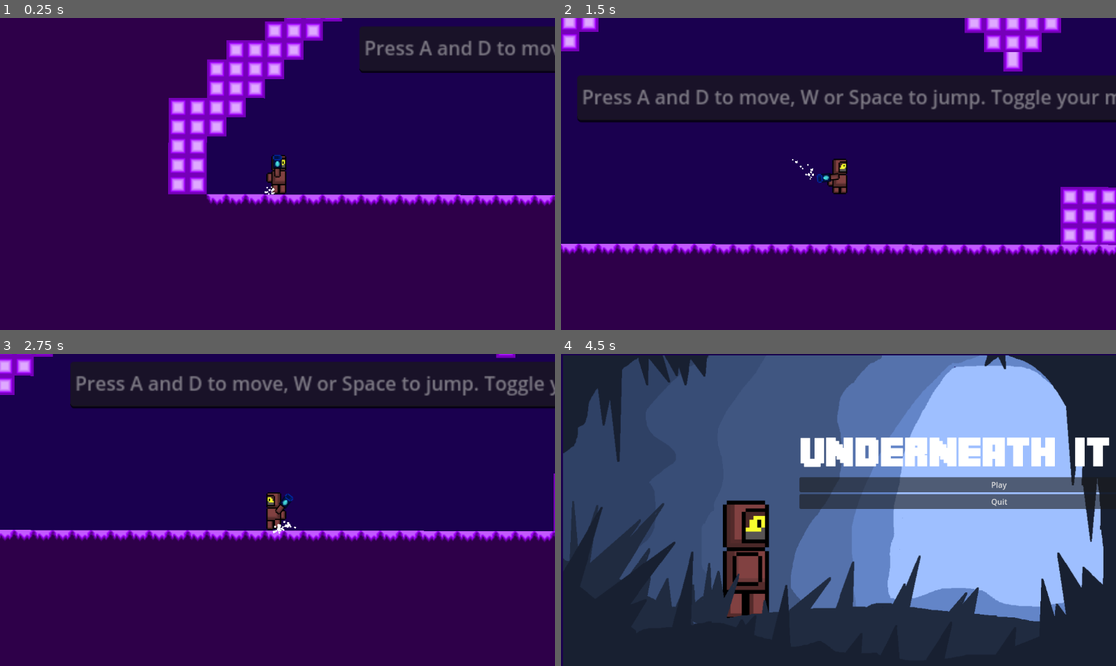
Above: before the commit, frames 1-4 (two rows, left to right).
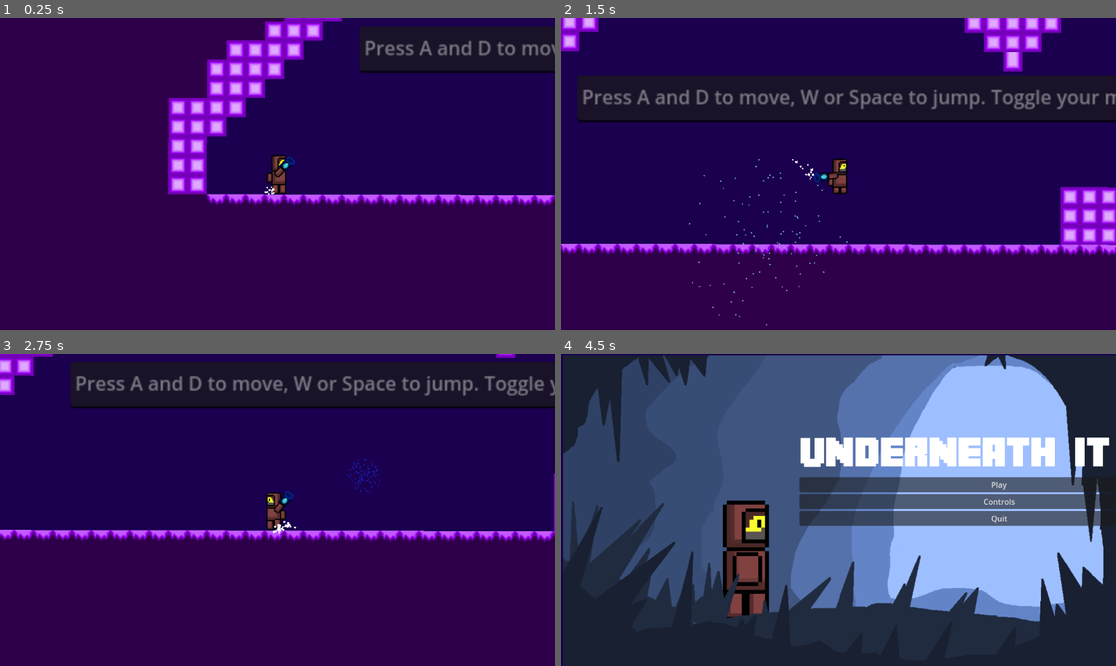
Above: after the commit, the same moments.

Repository: Wanderer22011/Underneath-It-All-year-11-game-design
Game: Godot game, scene res://scences/level_1.tscn
Two runs of this game, one before a commit and one after it. Both use one fixed random seed, a clock stepped at 60 frames per second and the inputs below.
Inputs (mouse positions are in pixels of both pictures, inside the frame that each line leads up to):
- Up to frame 1 (0.25 s): no input
- Up to frame 2 (1.5 s): move the mouse to (960, 158) at 0.52 s; press the mouse at (960, 158) at 0.53 s; hold D (Right) from 0.53 s (still down); tap W (Jump) at 0.77 s; move the mouse to (727, 189) at 1.27 s; release the mouse at (727, 189) at 1.28 s; click (727, 189) at 1.35 s
- Up to frame 3 (2.75 s): tap W (Jump) at 1.52 s; move the mouse to (333, 441) at 2.02 s; release D (Right) at 2.03 s; press the mouse at (333, 441) at 2.03 s; hold A (Left) from 2.03 s (still down)
- Up to frame 4 (4.5 s): move the mouse to (810, 572) at 2.77 s; release A (Left) at 2.78 s; release the mouse at (810, 572) at 2.78 s; hold D (Right) 2.78-4.25 s; click (810, 572) at 2.85 s; tap W (Jump) at 3.02, 3.77 s; move the mouse to (1005, 556) at 3.52 s; press the mouse at (1005, 556) at 3.53 s; tap Escape (esc) at 4.15 s; release the mouse at (1005, 556) at 4.25 s; click "Main Page" at 4.25 s

The runs differ from the first frame. In frame 1, 0.2% of the frame differs, in the area x 49-54%, y 43-52%; in frame 2, 0.2%; in frame 3, 0.2%; in frame 4, 2.7%, in the area x 42-98%, y 46-56%.

Commit message:
Added stuff

Diff:
--- a/Characters/healthbar.tscn
+++ /dev/null
@@ -1,17 +0,0 @@
-[gd_scene load_steps=4 format=3 uid="uid://b7613mffkj20"]
-
-[ext_resource type="Script" path="res://Scripts/healthbar.gd" id="1_fv6py"]
-
-[sub_resource type="StyleBoxFlat" id="StyleBoxFlat_tl08q"]
-bg_color = Color(1, 0.0117647, 0.196078, 1)
-
-[sub_resource type="StyleBoxFlat" id="StyleBoxFlat_0g7b0"]
-bg_color = Color(0, 1, 0.341176, 1)
-
-[node name="Healthbar" type="ProgressBar"]
-offset_right = 86.0
-offset_bottom = 27.0
-theme_override_styles/background = SubResource("StyleBoxFlat_tl08q")
-theme_override_styles/fill = SubResource("StyleBoxFlat_0g7b0")
-show_percentage = false
-script = ExtResource("1_fv6py")
--- a/Characters/main_character.tscn
+++ b/Characters/main_character.tscn
@@ -152,8 +152,8 @@
 frame_progress = 0.3355
 
 [node name="Gun" type="Sprite2D" parent="."]
-position = Vector2(0, 2)
-scale = Vector2(0.448632, 0.451172)
+position = Vector2(-1, 1)
+scale = Vector2(0.482129, 0.475586)
 texture = ExtResource("3_pyp5b")
 script = ExtResource("3_1yhi4")
 
--- a/Scripts/Area2D.gd
+++ b/Scripts/Area2D.gd
@@ -21,7 +21,3 @@
 func _on_area_entered(area):
 	if area is bullet:
 		queue_free()
-		var explosion=explosion_prefab.instantiate()
-		explosion.global_position = global_position
-		explosion.get_child(0).emitting = true
-		get_parent().add_child(explosion)
--- a/Scripts/Spawner.gd
+++ b/Scripts/Spawner.gd
@@ -1,5 +1,5 @@
 extends Node2D
-
+@onready var explosion_prefab = preload("res://Characters/explosion.tscn")
 @onready var enemy = preload("res://Characters/enermy_from_spawner.tscn")
 
 
@@ -13,4 +13,8 @@
 
 func _on_area_entered(area):
 	if area is bullet:
+		var explosion=explosion_prefab.instantiate()
+		explosion.global_position = global_position
+		explosion.get_child(0).emitting = true
+		get_parent().add_child(explosion)
 		queue_free()
--- a/Scripts/TileMapLevel1.gd
+++ b/Scripts/TileMapLevel1.gd
@@ -1 +1,3 @@
 extends TileMap
+
+@onready var explosion_prefab = preload("res://Characters/explosion.tscn")
--- a/Scripts/bullet.gd
+++ b/Scripts/bullet.gd
@@ -1,5 +1,6 @@
 extends Area2D
 class_name bullet
+@onready var explosion_prefab = preload("res://Characters/explosion.tscn")
 
 var speed = 1000
 
@@ -24,16 +25,20 @@
 
 
 
-func _on_area_entered(area):
-	if area:
-		queue_free()
-
-
-
-
-
-
+#func _on_area_entered(area):
+	#if area:
+		#var explosion=explosion_prefab.instantiate()
+		#explosion.global_position = global_position
+		#explosion.get_child(0).emitting = true
+		#get_parent().add_child(explosion)
+		#queue_free()
+		#AudioStreamManager.play("res://Audios/Boom_Sound.mp3")
 
 func _on_body_entered(body):
 	if body:
+		var explosion=explosion_prefab.instantiate()
+		explosion.global_position = self.global_position
+		explosion.get_child(0).emitting = true
+		get_parent().get_parent().add_child(explosion)
 		queue_free()
+		AudioStreamManager.play("res://Audios/Boom_Sound.mp3")
--- a/Scripts/menu.gd
+++ b/Scripts/menu.gd
@@ -10,3 +10,9 @@
 
 func _on_quit_pressed():
 	get_tree().quit()
+
+
+
+
+func _on_options_pressed() -> void:
+	get_tree().change_scene_to_file("res://scences/Controls.tscn")
--- a/Scripts/pause_menu.gd
+++ b/Scripts/pause_menu.gd
@@ -1,4 +1,6 @@
 extends Control
+
+var is_paused: bool = false
 
 func _ready():
 	$AnimationPlayer.play("RESET")
@@ -11,11 +13,7 @@
 	get_tree().paused = true
 	$AnimationPlayer.play("blur")
 
-func testESC():
-	if Input.is_action_just_pressed("esc") and get_tree().paused == false:
-		pause()
-	elif Input.is_action_just_pressed("esc") and get_tree().paused == true:
-		resume()
+
 
 func _on_continue_pressed() -> void:
 	resume()
@@ -32,4 +30,7 @@
 
 
 func _process(delta):
-	testESC()
+	if Input.is_action_just_pressed("esc") and get_tree().paused == false:
+		pause()
+	elif Input.is_action_just_pressed("esc") and get_tree().paused == true:
+		resume()
--- /dev/null
+++ b/scences/Controls.tscn
@@ -0,0 +1,3 @@
+[gd_scene format=3 uid="uid://cua37ej0nt03n"]
+
+[node name="Node2D" type="Node2D"]
--- a/scences/Pause menu.tscn
+++ b/scences/Pause menu.tscn
@@ -28,8 +28,8 @@
 tracks/1/interp = 1
 tracks/1/loop_wrap = true
 tracks/1/keys = {
-"times": PackedFloat32Array(0),
-"transitions": PackedFloat32Array(1),
+"times": PackedFloat32Array(0.266667),
+"transitions": PackedFloat32Array(0.901249),
 "update": 0,
 "values": [Color(1, 1, 1, 0)]
 }
@@ -88,6 +88,7 @@
 offset_bottom = 644.0
 
 [node name="PanelContainer" type="PanelContainer" parent="."]
+process_mode = 2
 modulate = Color(1, 1, 1, 0)
 layout_mode = 1
 anchors_preset = 8
@@ -123,9 +124,11 @@
 text = "Main Page"
 
 [node name="AnimationPlayer" type="AnimationPlayer" parent="."]
+process_mode = 3
 libraries = {
 "": SubResource("AnimationLibrary_cvjqb")
 }
+autoplay = "RESET"
 
 [connection signal="pressed" from="PanelContainer/VBoxContainer/Continue" to="." method="_on_continue_pressed"]
 [connection signal="pressed" from="PanelContainer/VBoxContainer/Restart" to="." method="_on_restart_pressed"]
--- a/scences/level_1.tscn
+++ b/scences/level_1.tscn
@@ -192,6 +192,12 @@
 [node name="CanvasLayer" type="CanvasLayer" parent="."]
 
 [node name="Pause_menu" parent="CanvasLayer" instance=ExtResource("11_ga0bn")]
+offset_left = -4.0
+offset_top = -1.0
+offset_right = -4.0
+offset_bottom = -1.0
 
 [connection signal="body_entered" from="Exit" to="Exit" method="_on_body_entered"]
+[connection signal="area_entered" from="Pangolin/Path2D/PathFollow2D/Pangolin Area2D" to="Pangolin" method="_on_pangolin_area_2d_area_entered"]
+[connection signal="area_entered" from="Pangolin2/Path2D/PathFollow2D/Pangolin Area2D" to="Pangolin" method="_on_pangolin_area_2d_area_entered"]
 [connection signal="timeout" from="Spawn_timer" to="." method="_on_spawn_timer_timeout"]
--- a/scences/level_2.tscn
+++ b/scences/level_2.tscn
@@ -3,10 +3,10 @@
 [node name="Level 2" type="Node2D"]
 
 [node name="TextEdit" type="TextEdit" parent="."]
-offset_left = 90.0
-offset_top = 143.0
-offset_right = 590.0
-offset_bottom = 253.0
+offset_left = -4.0
+offset_top = -1.0
+offset_right = 575.0
+offset_bottom = 323.0
 scale = Vector2(2, 2)
 text = "You Win! For Now.... New Levels Comming Soon!"
 editable = false
--- a/scences/menu.tscn
+++ b/scences/menu.tscn
@@ -61,6 +61,11 @@
 layout_mode = 2
 text = "Play"
 
+[node name="Options" type="Button" parent="MarginContainer/VBoxContainer"]
+layout_mode = 2
+text = "Controls
+"
+
 [node name="Quit" type="Button" parent="MarginContainer/VBoxContainer"]
 layout_mode = 2
 text = "Quit"
@@ -71,4 +76,5 @@
 parameters/looping = true
 
 [connection signal="pressed" from="MarginContainer/VBoxContainer/Play" to="." method="_on_play_pressed"]
+[connection signal="pressed" from="MarginContainer/VBoxContainer/Options" to="." method="_on_options_pressed"]
 [connection signal="pressed" from="MarginContainer/VBoxContainer/Quit" to="." method="_on_quit_pressed"]
Not shown, added: Audios/Boom_Sound.mp3.import
Not shown, changed: Audios/Title music.mp3.import
Not shown, added: Audios/Boom_Sound.mp3
